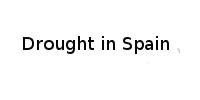
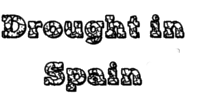
Before/after of a (200, 100) layered artwork. What changed in the layer stack:
renamed "Drought in Spain" to "asdf", painted on it over [1, 14, 185, 93]
painted on "Copia de spain-146294_1280.png" over [36, 14, 167, 93]
